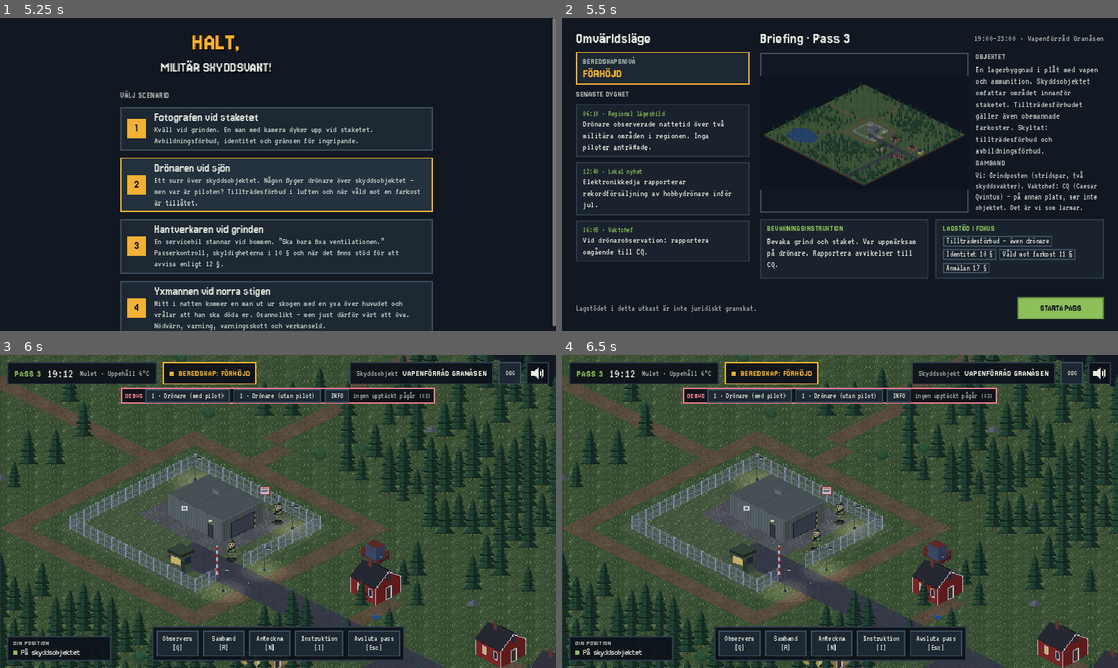
Above: before the commit, frames 1-4 (two rows, left to right).
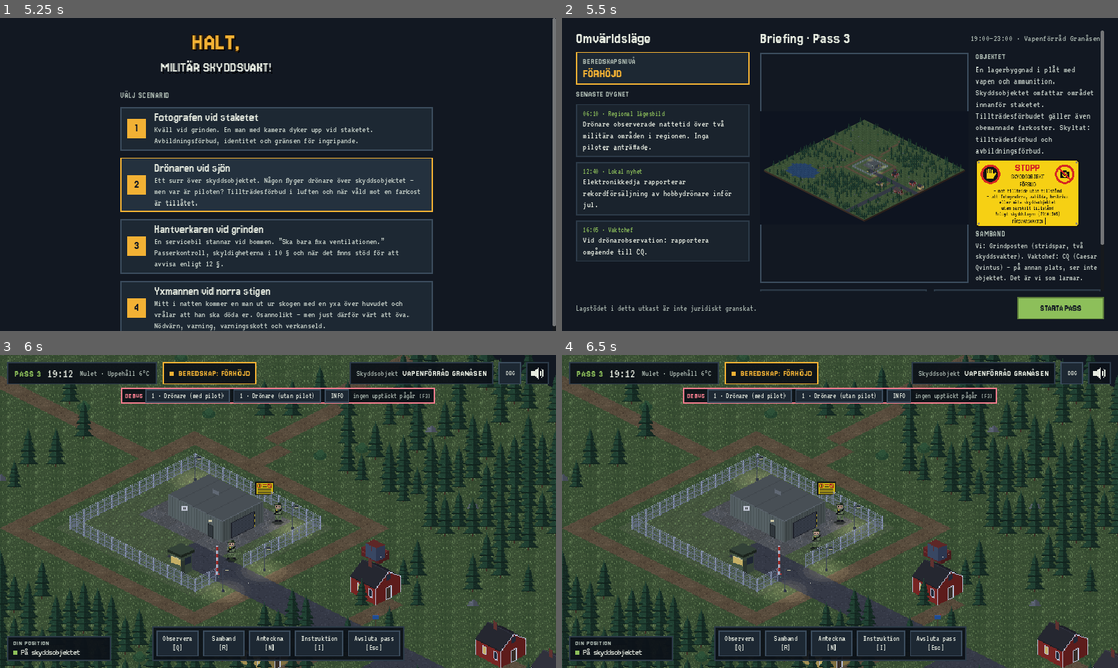
Above: after the commit, the same moments.

Repository: sulaco-hue/skyddsvakt
Game: Godot game, scene res://scenes/main.tscn
Two runs of this game, one before a commit and one after it. Both use one fixed random seed, a clock stepped at 60 frames per second and the inputs below.
Inputs (mouse positions are in pixels of both pictures, inside the frame that each line leads up to):
- Up to frame 1 (5.25 s): tap Enter at 0.5, 2, 3.5 s; drag from (278, 174) to (333, 105) at 0.52 s; tap Space at 1.25, 2.75, 3.77, 4.25 s; drag from (166, 190) to (250, 237) at 1.27 s; move the mouse to (333, 105) at 2.02 s; tap Q at 2.1 s; click (333, 105) at 2.17 s; drag from (250, 237) to (111, 127) at 2.77 s; move the mouse to (444, 221) at 3.52 s; tap N at 3.6 s; click (444, 221) at 3.67 s; drag from (111, 127) to (194, 96) at 4.27 s; move the mouse to (305, 174) at 5.02 s; tap T at 5.1 s; click (305, 174) at 5.17 s
- Up to frame 2 (5.5 s): no input
- Up to frame 3 (6 s): click "STARTA PASS" at 5.75 s
- Up to frame 4 (6.5 s): no input

Frame 1 is identical in both runs. In frame 2, 16% of the frame differs, in the area x 35-98%, y 4-88%; in frame 3, 0.1%; in frame 4, 0.1%.

Commit message:
Ny skyddsobjektsskylt: gul skylt på staketet och stor version i briefingen
Co-Authored-By: Claude Opus 5.5 <noreply@anthropic.com>
Claude-Session: https://claude.ai/code/session_01PWrrRnAUGCDbWAToA7Kxse

Diff:
--- a/assets/gfx/anchors.json
+++ b/assets/gfx/anchors.json
@@ -156,8 +156,8 @@
   26
  ],
  "skylt": [
-  5,
-  17
+  10,
+  22
  ],
  "staket_stolpe": [
   0,
--- a/scripts/ui/briefing.gd
+++ b/scripts/ui/briefing.gd
@@ -81,6 +81,15 @@
 	info.size_flags_horizontal = Control.SIZE_EXPAND_FILL
 	info.add_child(UiKit.rubrik("OBJEKTET", 13, UiKit.DAMPAD))
 	info.add_child(UiKit.etikett(str(b.get("objektinfo", "")), 22, UiKit.LJUS, true))
+	# Skylten som sitter på staketet
+	var skylt := TextureRect.new()
+	skylt.texture = load("res://assets/gfx/skylt_stor.png")
+	skylt.custom_minimum_size = Vector2(160, 104) if UiKit.kompakt else Vector2(240, 156)
+	skylt.expand_mode = TextureRect.EXPAND_IGNORE_SIZE
+	skylt.stretch_mode = TextureRect.STRETCH_KEEP_ASPECT
+	skylt.texture_filter = CanvasItem.TEXTURE_FILTER_NEAREST
+	skylt.tooltip_text = "Skylten på staketet"
+	info.add_child(skylt)
 	info.add_child(UiKit.rubrik("SAMBAND", 13, UiKit.DAMPAD))
 	info.add_child(UiKit.etikett(str(b.get("samband", "")), 20, UiKit.LJUS, true))
 	kartrad.add_child(info)
Binary file changed: assets/gfx/skylt.png
Binary file added: assets/gfx/skylt_stor.png
